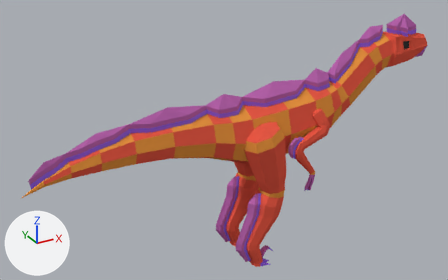
What one commit did to the Blender file Art Assets/Dino Models/Small Carnivore Crystal.blend.
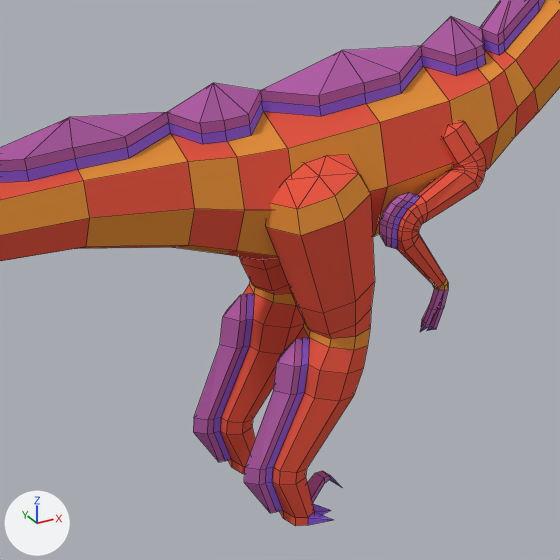
Old and new are each drawn whole from a 50 mm camera at (-6.29, -10.29, 8.06) aimed at (-0.44, 0.35, 2.74) and again close up on the part from 31% to 80% of the width and 22% to 100% of the height. Lighting does not change. The marker at lower left points along +X, +Y and +Z. The close-ups show mesh edges as thin lines.

The first close-up shows 'Small Carnivore Crystal'.
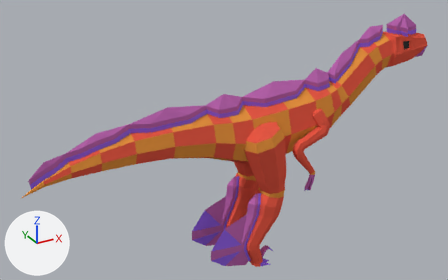
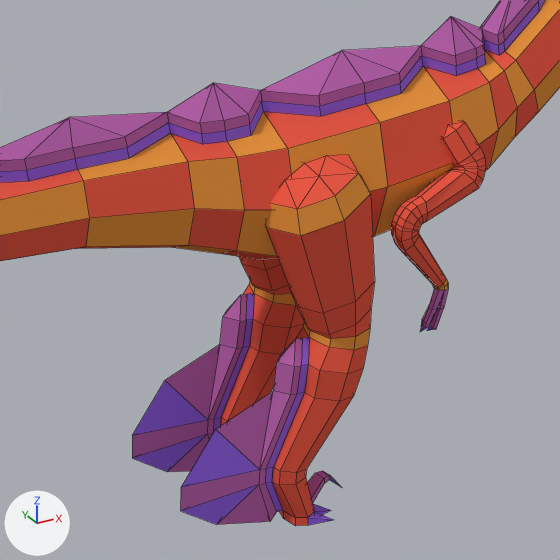
Pixel boxes (x1, y1, x2, y2) of what changed, in the close-ups (560 x 560 px):
part 1 of me_cube_001, built on
    before: (193, 345, 290, 513)
    after: (132, 345, 290, 525)
part 2 of me_cube_001, cut back
    before: (379, 192, 437, 287)
    after: (391, 196, 437, 287)

What changed in the scene script:
```text
Change me_cube_001:
    used by ob_small_carnivore_crystal; location = (-1.198, 0.0, 1.845)
    remove me_cube_001.from_pydata(...)  # 1132 vertices, 1226 faces; spans x -3.59..5.94, y -0.89..0.9, z -1.86..3.2
    add me_cube_001.from_pydata(...)  # 1063 vertices, 1154 faces; spans x -3.59..5.94, y -0.89..0.9, z -1.86..3.2
    me_cube_001 part 1
    2 vertices are removed from x 0.6, y -0.45..0.46, z -1.35
    12 faces are deleted
    4 vertices move from x 0.61..0.86, y -0.45..0.46, z -1.75..-1.21 to x 0.33..0.86, y -0.45..0.46, z -1.83..-0.75
    6 vertices are added at (0.0, 0.46, -1.21), (0.0, 0.46, -1.44), (0.0, -0.45, -1.44), (0.0, -0.45, -1.21), (0.34, -0.45, -1.69), (0.34, 0.46, -1.69)
    16 new faces join them, mat_crystal_small_carnivore_crystal (pink #bc66b0)
    8 new faces join them, mat_crystal_base_small_carnivore_crystal (purple #9464e7)
    me_cube_001 part 2
    94 vertices are removed from x 1.7..2.04, y -0.73..0.73, z 0.62..1.11
    116 faces are deleted
    21 vertices are added at x 1.86..2.0, y -0.69..0.69, z 0.63..1.02
    32 new faces join them, mat_hide_red_small_carnivore_crystal (red #e75945)
```
